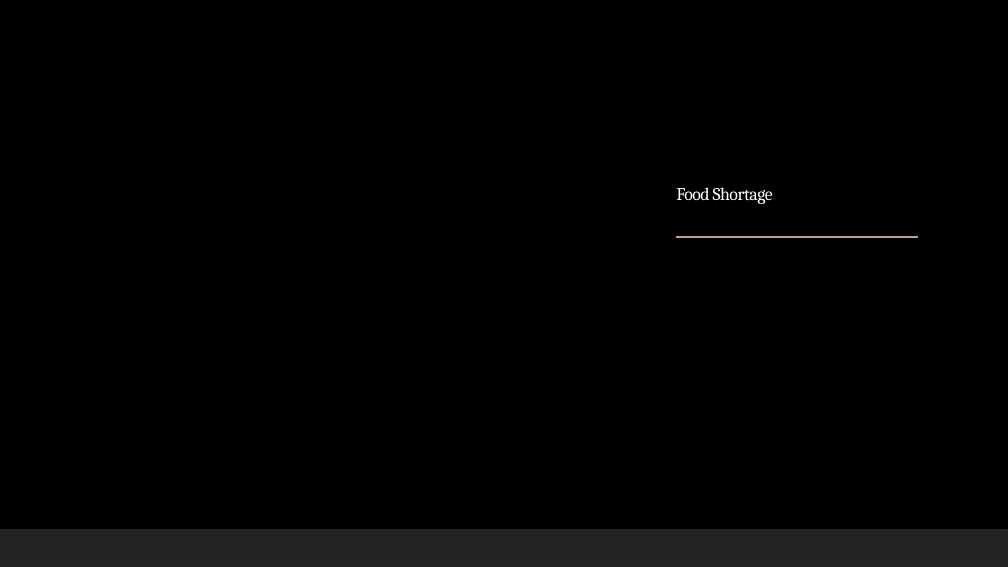
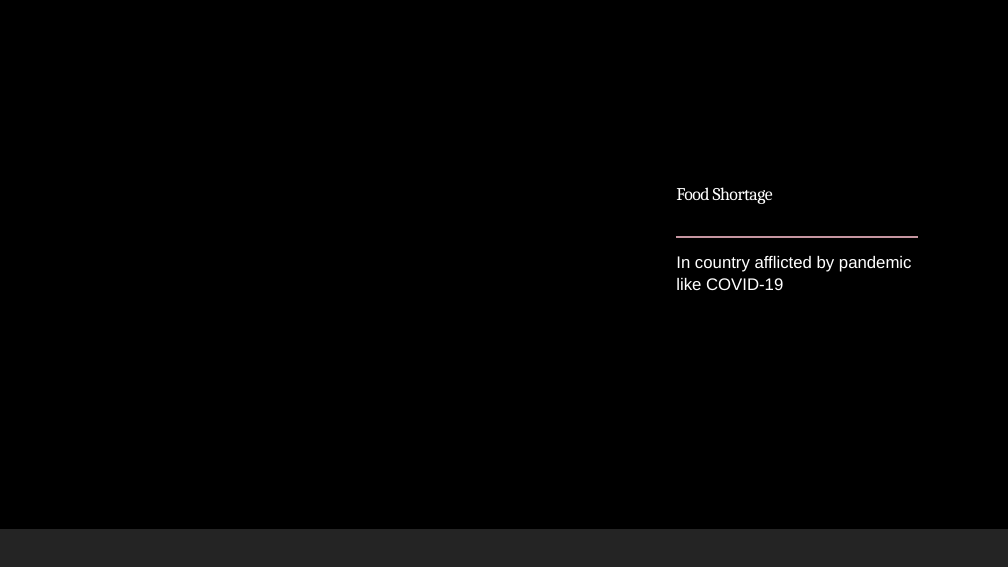
Before and after one commit to furawa/OC_data_analyst_projects, a slide deck: slide 6 of 01_public_health_study/public_health_study_presentation.pptx. Drawn at 1008x567 pixels with LibreOffice and Linux fonts; fonts in the diff are those of the drawing; background and template pictures are left out. Boxes give left, top, right and bottom in pixels: in the first picture for what was removed or moved away, otherwise in the second. Text is boxed around its words. In the diff, an @@ line names an element or a change of style, - is before the commit and + after.

```diff
--- a/01_public_health_study/public_health_study_presentation.pptx
+++ b/01_public_health_study/public_health_study_presentation.pptx
@@ text added at <box>676,256,912,290</box>, 16 pt, text #FFFFFF @@
+  In country afflicted by pandemic like COVID-19
```
Also in this commit, not shown: 1 other slide changed, 20 slides added, 3 other files.
